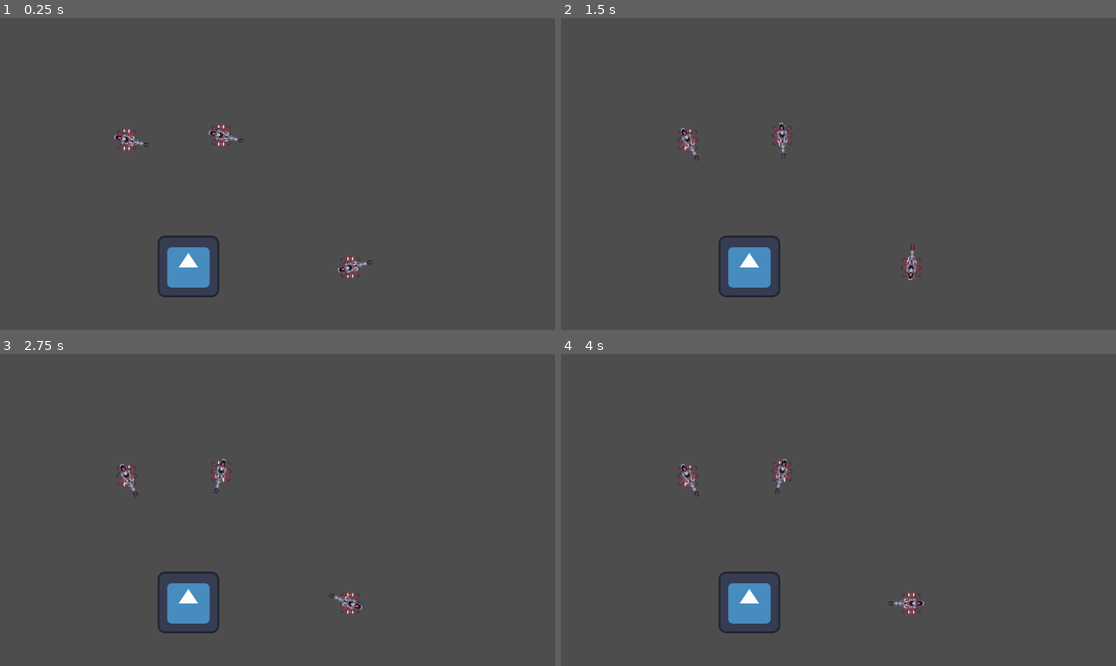
Above: before the commit, frames 1-4 (two rows, left to right).
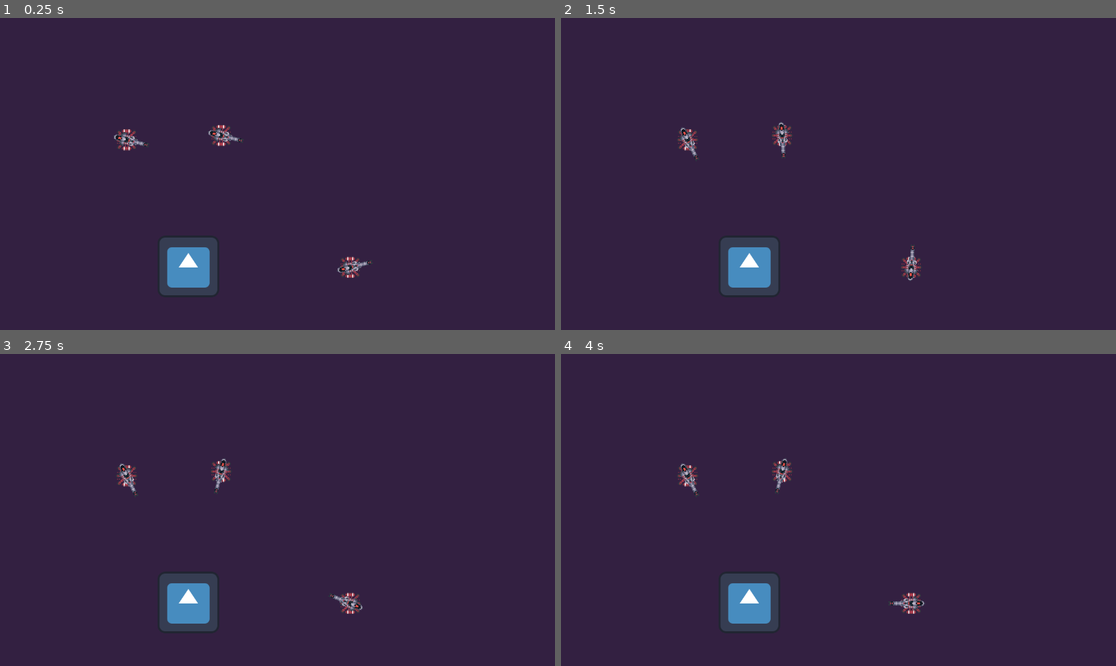
Above: after the commit, the same moments.

Repository: SpaceyLake/LDJAM54-Pack_Your_Ship
Game: Godot game, scene res://test.tscn
The game is run twice, just before and just after one commit, with the same random seed, the same clock (stepped at 60 frames per second) and the same inputs. The engine's default icon, where the game draws it, is replaced by a stand-in: a white triangle on a blue panel in a dark square.
Inputs (mouse positions are in pixels of both pictures, inside the frame that each line leads up to):
- Up to frame 1 (0.25 s): no input
- Up to frame 2 (1.5 s): tap Enter (ui_accept) at 0.5, 0.77 s; move the mouse to (960, 158) at 0.52 s; move the mouse to (727, 189) at 1.27 s
- Up to frame 3 (2.75 s): tap Enter (ui_accept) at 1.52 s; move the mouse to (333, 441) at 2.02 s
- Up to frame 4 (4 s): move the mouse to (810, 572) at 2.77 s; tap Enter (ui_accept) at 3.02, 3.77 s; move the mouse to (1005, 556) at 3.52 s

The runs differ from the first frame. In frame 1, 97% of the frame differs, in the area x 0-100%, y 0-100%; in frame 2, 97%; in frame 3, 97%; in frame 4, 97%.

Commit message:
Changed clear color

Diff:
--- a/project.godot
+++ b/project.godot
@@ -26,3 +26,4 @@
 [rendering]
 
 textures/canvas_textures/default_texture_filter=0
+environment/defaults/default_clear_color=Color(0.2, 0.12549, 0.254902, 1)
